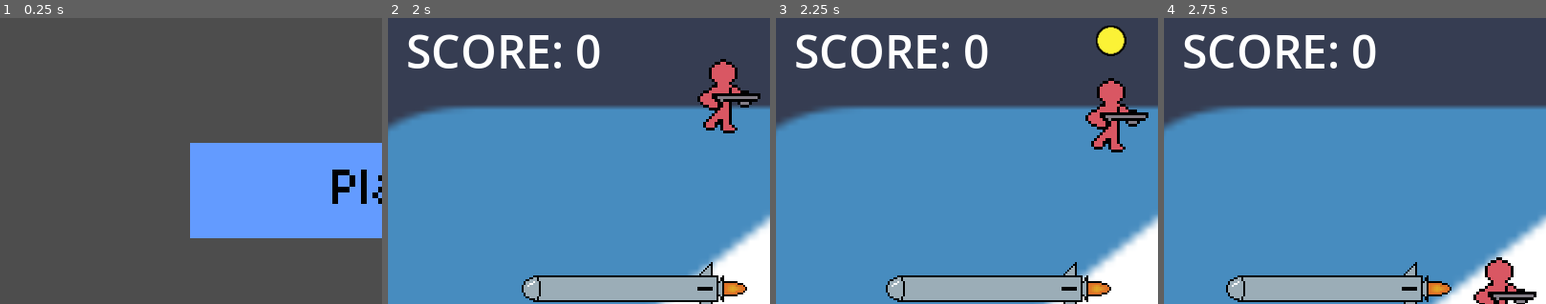
Above: before the commit, frames 1-4 (left to right).
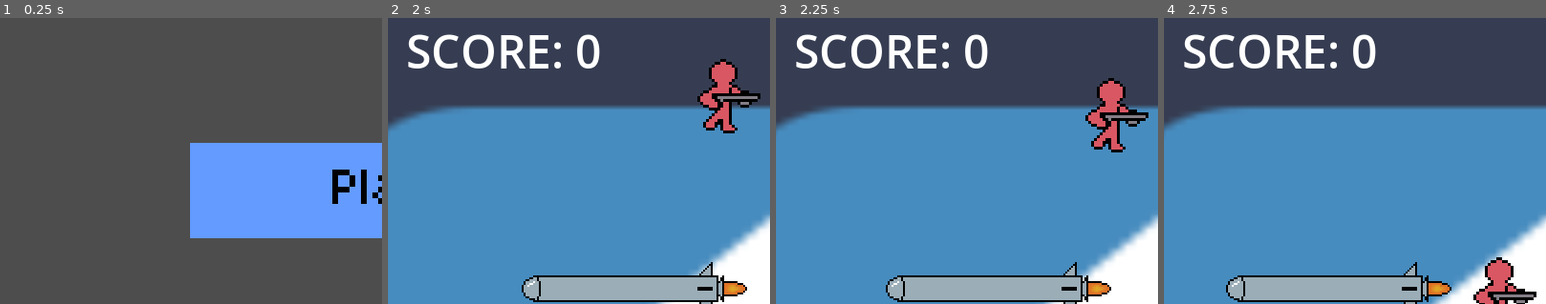
Above: after the commit, the same moments.

Repository: terminator0521/air-jumper
Game: Godot game, scene res://scenes/start_menu.tscn
The game is run twice, just before and just after one commit, with the same random seed, the same clock (stepped at 60 frames per second) and the same inputs. The engine's default icon, where the game draws it, is replaced by a stand-in: a white triangle on a blue panel in a dark square.
Inputs (mouse positions are % of the whole screen's width and height, from its top left):
- Up to frame 1 (0.25 s): no input
- Up to frame 2 (2 s): click (50, 33) at 0.5 s; hold Up from 1.28 s (still down); tap X (shoot) at 1.35 s; tap Z (jump) at 1.52 s
- Up to frame 3 (2.25 s): keep holding Up; tap X (shoot) at 2.1 s
- Up to frame 4 (2.75 s): keep holding Up; tap Z (jump) at 2.27 s
The pictures show only the part of the screen within x 0-50%, y 3-53%; the shares and areas given below are measured in that part.

Frames 1-2 are identical in both runs. In frame 3, 0.7% of the frame differs, in the area x 83-92%, y 2-14%; in frame 4, nothing differs.

Commit message:
fix player death when jumping too high

Diff:
--- a/scenes/game.tscn
+++ b/scenes/game.tscn
@@ -152,7 +152,7 @@
 [sub_resource type="RectangleShape2D" id="RectangleShape2D_khkww"]
 
 [sub_resource type="RectangleShape2D" id="RectangleShape2D_sfuul"]
-size = Vector2(907, 598)
+size = Vector2(907, 744)
 
 [node name="Node" type="Node" unique_id=643249641]
 
@@ -200,7 +200,7 @@
 position = Vector2(-827, -161)
 
 [node name="CollisionShape2D" type="CollisionShape2D" parent="Node2D/BoundsArea" unique_id=1285026088]
-position = Vector2(826.5, 162)
+position = Vector2(826.5, 89)
 shape = SubResource("RectangleShape2D_sfuul")
 
 [node name="Control" type="Control" parent="." unique_id=1341643331]
Not shown, changed: export_presets.cfg
